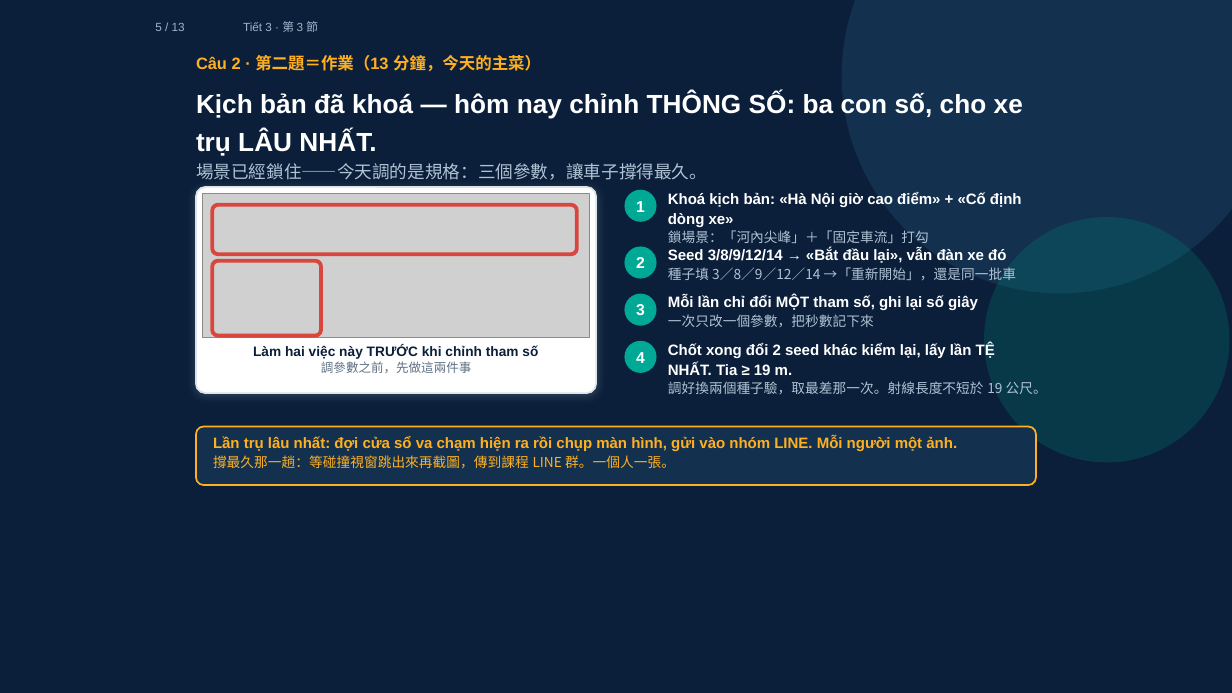
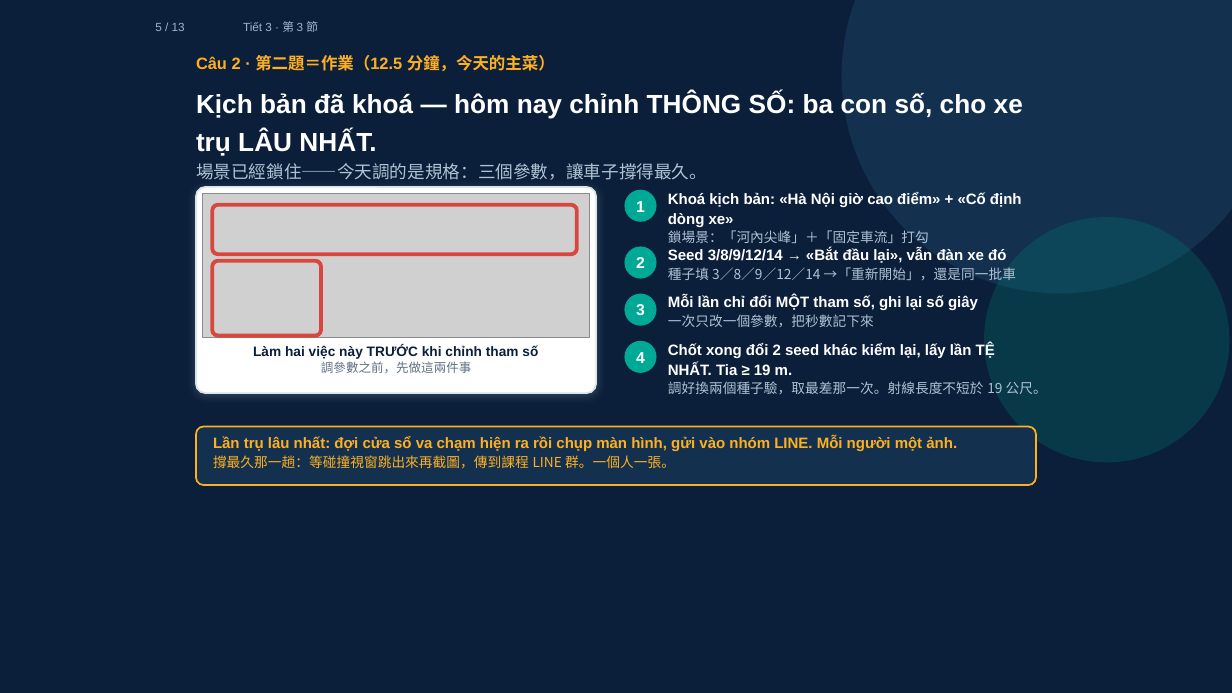
Before and after one commit to ch-neural/MITUST-Principles-of-Self-Driving-Cars, a slide deck: slide 5 of 第四週(10-01)/第四週_第3節_簡報.pptx. Drawn at 1232x693 pixels with LibreOffice and Linux fonts; fonts in the diff are those of the drawing; grey boxes stand for pictures. Boxes give left, top, right and bottom in pixels: in the first picture for what was removed or moved away, otherwise in the second. Text is boxed around its words. In the diff, an @@ line names an element or a change of style, - is before the commit and + after.

```diff
--- a/第四週(10-01)/第四週_第3節_簡報.pptx
+++ b/第四週(10-01)/第四週_第3節_簡報.pptx
@@ text at (196,55,555,71): text changed @@
-Câu 2 · 第二題＝作業（13 分鐘，今天的主菜）
+Câu 2 · 第二題＝作業（12.5 分鐘，今天的主菜）
```
Also in this commit, not shown: 1 other slide changed.
